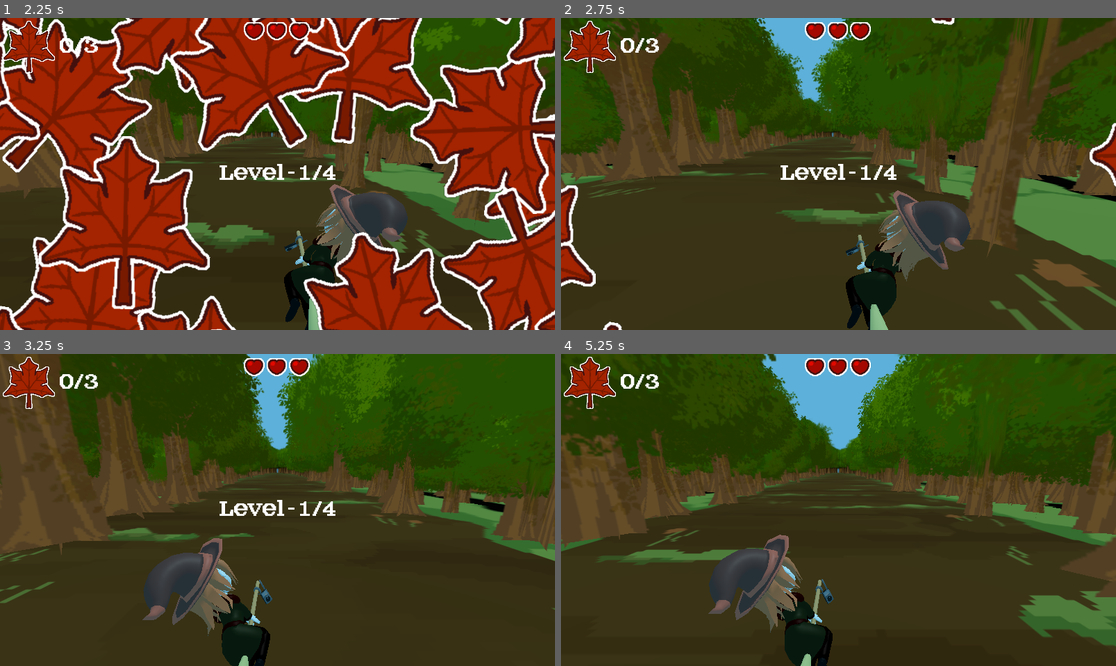
Above: before the commit, frames 1-4 (two rows, left to right).
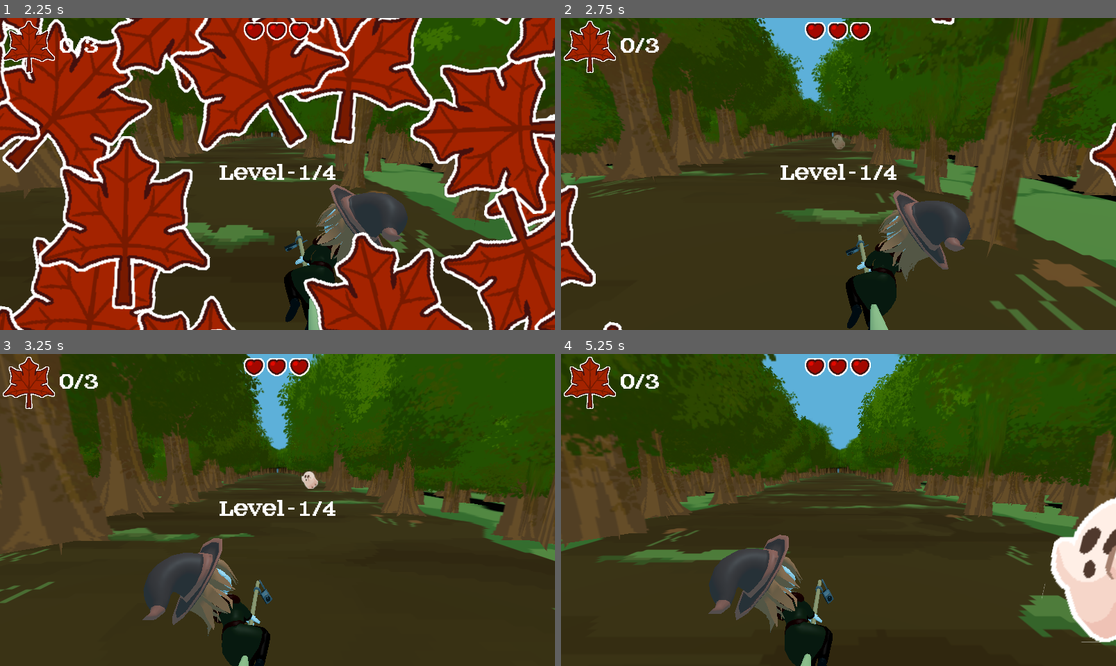
Above: after the commit, the same moments.

Repository: wewewer123/Cozy-Chaos-Fall-2025
Game: Godot game, scene res://scenes/game/GameHolder.tscn
Same seed, same stepped clock (60 frames per second), same inputs: the game is played once before the commit and once after it.
Inputs (mouse positions are in pixels of both pictures, inside the frame that each line leads up to):
- Up to frame 1 (2.25 s): click "start" at 0.5 s; click "start" at 1.25 s; tap Enter at 2 s; move the mouse to (399, 158) at 2.02 s; hold D (right) from 2.03 s (still down); tap T at 2.1 s; click (399, 158) at 2.17 s
- Up to frame 2 (2.75 s): keep holding D (right)
- Up to frame 3 (3.25 s): move the mouse to (166, 525) at 2.77 s; release D (right) at 2.78 s; hold A (left) from 2.78 s (still down); tap Y at 2.85 s
- Up to frame 4 (5.25 s): move the mouse to (894, 441) at 3.52 s; release A (left) at 3.53 s; hold D (right) 3.53-5.03 s; tap Tab at 3.6 s; move the mouse to (810, 572) at 4.27 s; tap T at 4.35 s; click (810, 572) at 4.42 s; move the mouse to (1005, 556) at 5.02 s; hold A (left) from 5.03 s (still down); tap Y at 5.1 s

Frame 1 is identical in both runs. In frame 2, less than 0.1% of the frame differs, in the area x 48-52%, y 37-43%; in frame 3, 0.1%; in frame 4, 3.6%, in the area x 86-100%, y 45-93%.

Commit message:
Adds Obstacle Spawn Delay For Radio Guy

Diff:
--- a/scenes/game/GameManager.tscn
+++ b/scenes/game/GameManager.tscn
@@ -15,10 +15,10 @@
 [ext_resource type="PackedScene" uid="uid://yl18bhn288tf" path="res://scenes/ui/win_scene.tscn" id="12_o1ahd"]
 [ext_resource type="PackedScene" uid="uid://cikhnrmajljah" path="res://scenes/world/BackgroundMusic.tscn" id="14_gvcca"]
 
-[node name="GameManager" type="Node" node_paths=PackedStringArray("transition", "audioSource")]
+[node name="GameManager" type="Node" node_paths=PackedStringArray("transition", "radio_audio_source")]
 script = ExtResource("1_unqrf")
 transition = NodePath("CanvasLayer")
-audioSource = NodePath("AudioStreamPlayer2D")
+radio_audio_source = NodePath("AudioStreamPlayer2D")
 radioLevel1 = ExtResource("2_mhx6a")
 radioLevel2 = ExtResource("3_o1ahd")
 radioLevel3 = ExtResource("4_gvcca")
@@ -36,7 +36,7 @@
 [node name="Node" type="Node" parent="."]
 
 [node name="AudioStreamPlayer2D" type="AudioStreamPlayer2D" parent="."]
-volume_db = -80.0
+volume_db = -10.0
 
 [node name="Backgroundmusic" parent="." instance=ExtResource("14_gvcca")]
 volume_db = -25.0
--- a/scripts/game/game_manager.gd
+++ b/scripts/game/game_manager.gd
@@ -8,7 +8,7 @@
 
 @export var transition:ITransition
 
-@export var audioSource : AudioStreamPlayer2D
+@export var radio_audio_source : AudioStreamPlayer2D
 
 @export var radioLevel1:AudioStream
 @export var radioLevel2:AudioStream
@@ -28,12 +28,19 @@
 var _scene_container:Node = null
 
 var player:PlayerObject = null
+var curr_lane_spawner:Spawner = null
 var FIRST_LEVEL_INDEX = 1
 var current_level:int = FIRST_LEVEL_INDEX
 
 func _playStream(nextStream: AudioStream) -> void:
-	audioSource.stream = nextStream
-	audioSource.play()
+	if(Globals.debug_skip_radio):
+		await get_tree().process_frame
+		curr_lane_spawner.start_spawning()
+		return
+
+	radio_audio_source.stream = nextStream
+	radio_audio_source.play()
+	start_obstacle_spawn_after_radio_finished()
 
 func _ready() -> void:
 	pass
@@ -45,7 +52,7 @@
 
 func _resetGameState():
 	current_level = FIRST_LEVEL_INDEX
-	audioSource.stop()
+	radio_audio_source.stop()
 
 func set_scene_container(scene_container:Node) -> void:
 	assert( scene_container != null, "GameManager : scene_container must not be null")
@@ -57,6 +64,8 @@
 
 	assert( _scene_container != null, "GameManager : _scene_container needs to be set call set_scene_container")
 
+	if curr_lane_spawner != null:
+		curr_lane_spawner.stop_spawning()
 	on_state_transition.emit(new_state)
 	transition.fade_out()
 	_curren_game_state = new_state
@@ -81,6 +90,12 @@
 		game_states.WIN:
 			_set_win()
 			_playStream(radioEnd)
+
+func start_obstacle_spawn_after_radio_finished() -> void:
+	while radio_audio_source.playing:
+		await get_tree().process_frame
+
+	curr_lane_spawner.start_spawning()
 
 func _set_menu() -> void:
 	var res:PackedScene = mainMenuScene
--- a/scripts/game/globals.gd
+++ b/scripts/game/globals.gd
@@ -14,6 +14,8 @@
 
 var object_spawn_distance:float = 60
 
+var debug_skip_radio = false
+
 # Current spawning timer speeds
 #     Lv1: 1.0
 #     Lv2: 0.7
--- a/scripts/lane_objects/Spawner.gd
+++ b/scripts/lane_objects/Spawner.gd
@@ -33,9 +33,6 @@
 	for child in get_children():
 		if child is Marker3D:
 			lanes.append(child)
-
-	lane_spawn_timer.start()
-
 
 func get_lane_count() -> int:
 	return lanes.size()
@@ -126,6 +123,7 @@
 		child.set_texture_alpha(alpha)
 
 func start_spawning() -> void:
+	spawn()
 	lane_spawn_timer.start_timer()
 
 func stop_spawning() -> void:
--- a/scripts/lane_objects/directional_audio_manager.gd
+++ b/scripts/lane_objects/directional_audio_manager.gd
@@ -8,7 +8,8 @@
 @export var audio_fade_out_seconds:float = 0.25
 @export var start_delay_seconds:float = 0
 
-var max_distance_player_obstacle = abs(Globals.object_spawn_distance)
+var max_volume_offset = 10
+var max_distance_player_obstacle = abs(Globals.object_spawn_distance) + max_volume_offset
 var player_locator : PlayerLocator
 
 func init(playerLocator:PlayerLocator, next_audio_bus_index:int):
--- a/scripts/world/main.gd
+++ b/scripts/world/main.gd
@@ -7,6 +7,7 @@
 	var hud:HUD = load("res://scenes/ui/ingame hud/HUD.tscn").instantiate()
 
 	GameManager.player = player
+	GameManager.curr_lane_spawner = spawner
 
 	hud.init()
 	spawner.init($Items, player_locator)
